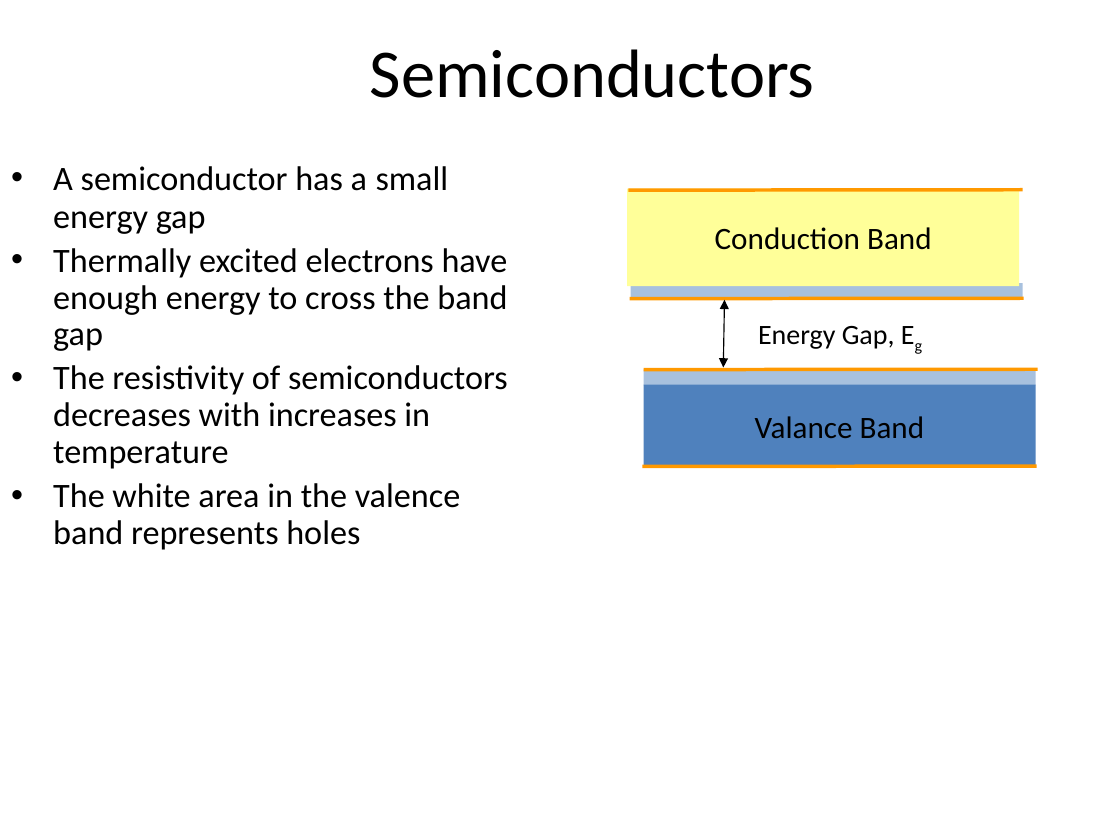
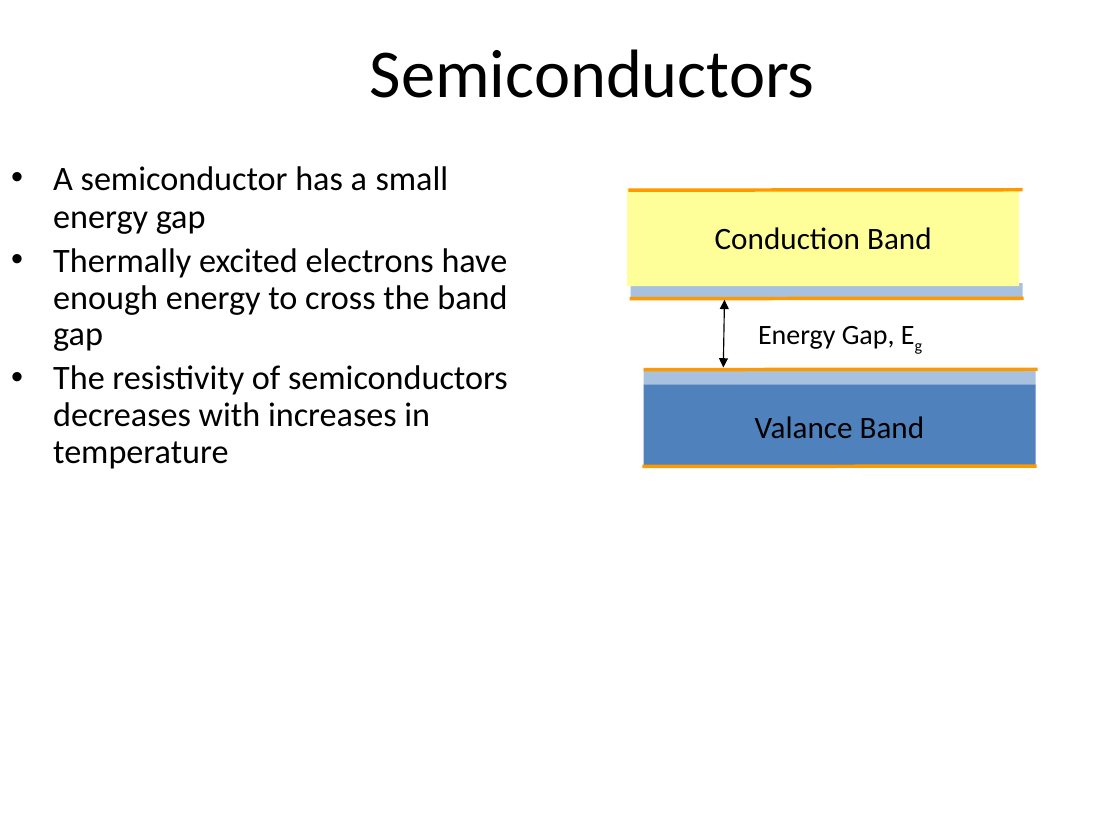
Before and after one commit to rtlines/PH223-Engineering-Physics, a slide deck: slide 24 of Slides/PH223_Lecture_20.pptx (slide 22 before the commit). Drawn at 1120x840 pixels with LibreOffice and Linux fonts; fonts in the diff are those of the drawing. Boxes give left, top, right and bottom in pixels: in the first picture for what was removed or moved away, otherwise in the second. Text is boxed around its words. In the diff, an @@ line names an element or a change of style, - is before the commit and + after.

```diff
--- a/Slides/PH223_Lecture_20.pptx
+++ b/Slides/PH223_Lecture_20.pptx
@@ text at [53,483,460,550]: paragraph removed @@
-• The white area in the valence band represents holes
```
Also in this commit, not shown: 5 other slides changed, 2 slides added, 6 other files.
